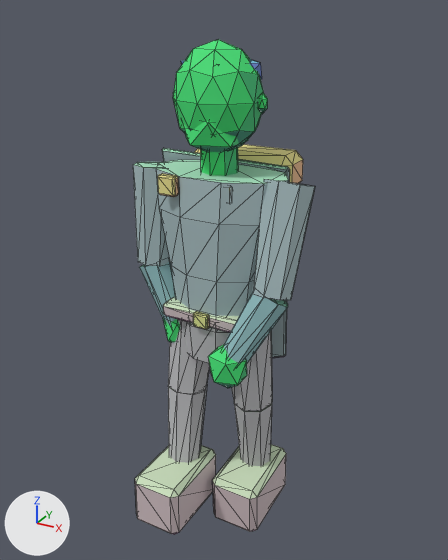
The glTF model assets/exports/npc/npc_refugee_up_r_v01.glb, before and after one commit.
Rendered twice from a camera (50 mm lens) standing at (1.11, -1.99, 2.14) and looking at (0.01, 0.02, 1.13). The lights are fixed; the arrows at lower left show +X, +Y and +Z. The picture after the commit comes second. Mesh edges are drawn as thin lines. Vertices at exactly the same position are counted once.

Names of what the first picture shows: 'GEO_npc_refugee_up_r_v01'.
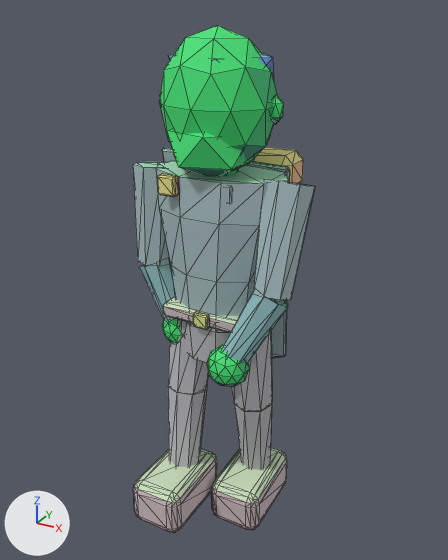
What differs and where, as boxes [x1, y1, x2, y2] in the pictures (448 x 560 px; the box of a moved part takes in the faces that stretch with it):
```json
{"object": "GEO_npc_refugee_up_r_v01", "change": "reshaped", "before": [133, 40, 315, 534], "after": [133, 26, 315, 532]}
{"part": 1, "of": "me_geo_npc_refugee_up_r_v01", "change": "added", "after": [160, 26, 278, 171], "on screen": "green"}
{"part": 2, "of": "me_geo_npc_refugee_up_r_v01", "change": "added", "after": [167, 129, 255, 177], "on screen": "green"}
{"part": 3, "of": "me_geo_npc_refugee_up_r_v01", "change": "added", "after": [270, 94, 284, 125]}
{"part": 4, "of": "me_geo_npc_refugee_up_r_v01", "change": "added", "after": [168, 53, 274, 78]}
{"part": 5, "of": "me_geo_npc_refugee_up_r_v01", "change": "rebuilt", "before": [135, 445, 216, 534], "after": [133, 448, 217, 532]}
{"part": 6, "of": "me_geo_npc_refugee_up_r_v01", "change": "rebuilt", "before": [212, 444, 286, 531], "after": [211, 447, 287, 530]}
{"part": 7, "of": "me_geo_npc_refugee_up_r_v01", "change": "deleted", "before": [173, 40, 264, 151], "on screen": "green"}
{"part": 8, "of": "me_geo_npc_refugee_up_r_v01", "change": "deleted", "before": [258, 93, 268, 114]}
{"part": 9, "of": "me_geo_npc_refugee_up_r_v01", "change": "deleted", "before": [183, 121, 248, 152], "on screen": "green"}
{"part": 10, "of": "me_geo_npc_refugee_up_r_v01", "change": "deleted", "before": [181, 59, 262, 79]}
{"part": 11, "of": "me_geo_npc_refugee_up_r_v01", "change": "built on", "before": [163, 318, 247, 388], "after": [162, 319, 250, 387]}
{"part": 12, "of": "me_geo_npc_refugee_up_r_v01", "change": "moved or reshaped", "before": [201, 148, 239, 176], "after": [222, 168, 239, 176], "on screen": "mostly hidden afterwards"}
```

Scene script edits in JSON lines:
```json
{"block": "me_geo_npc_refugee_up_r_v01", "where": "# used by ob_geo_npc_refugee_up_r_v01; location = (0.0, 0.0, 0.0)"}
{"op": "remove", "block": "me_geo_npc_refugee_up_r_v01", "code": "me_geo_npc_refugee_up_r_v01.from_pydata(...)  # 538 vertices, 968 faces; spans x -0.38..0.38, y -0.36..0.31, z -0.01..2.04"}
{"op": "add", "block": "me_geo_npc_refugee_up_r_v01", "code": "me_geo_npc_refugee_up_r_v01.from_pydata(...)  # 742 vertices, 1376 faces; spans x -0.38..0.38, y -0.37..0.31, z 0.0..2.08"}
{"block": "me_geo_npc_refugee_up_r_v01", "change": "me_geo_npc_refugee_up_r_v01 part 1: a new loose piece, an icosphere of 80 faces spanning x -0.21..0.21, y -0.2..0.18, z 1.57..2.08, in mat_mat_npc_indexed"}
{"block": "me_geo_npc_refugee_up_r_v01", "change": "me_geo_npc_refugee_up_r_v01 part 2: a new loose piece, an icosphere of 20 faces spanning x -0.16..0.16, y -0.2..0.08, z 1.56..1.81, in mat_mat_npc_indexed"}
{"block": "me_geo_npc_refugee_up_r_v01", "change": "me_geo_npc_refugee_up_r_v01 part 3: a new loose piece, an icosphere of 20 faces spanning x 0.192..0.249, y -0.026..0.018, z 1.767..1.868, in mat_mat_npc_indexed"}
{"block": "me_geo_npc_refugee_up_r_v01", "change": "me_geo_npc_refugee_up_r_v01 part 4: a new loose piece, an icosphere of 20 faces spanning x -0.2..0.2, y -0.14..0.17, z 1.85..2.03, in mat_mat_npc_indexed"}
{"block": "me_geo_npc_refugee_up_r_v01", "change": "me_geo_npc_refugee_up_r_v01 part 5: the loose piece of 24 vertices spanning x -0.23..-0.01, y -0.36..0.0, z 0.06..0.32 is rebuilt with 96 vertices and now spans x -0.24..-0.01, y -0.37..0.01, z 0.08..0.29"}
{"block": "me_geo_npc_refugee_up_r_v01", "change": "me_geo_npc_refugee_up_r_v01 part 6: the loose piece of 24 vertices spanning x 0.01..0.23, y -0.12..0.24, z -0.01..0.24 is rebuilt with 96 vertices and now spans x 0.01..0.24, y -0.13..0.25, z 0.0..0.22"}
{"block": "me_geo_npc_refugee_up_r_v01", "change": "me_geo_npc_refugee_up_r_v01 part 7: the loose piece of 42 vertices spanning x -0.16..0.16, y -0.15..0.13, z 1.64..2.04 is deleted"}
{"block": "me_geo_npc_refugee_up_r_v01", "change": "me_geo_npc_refugee_up_r_v01 part 8: the loose piece of 12 vertices spanning x 0.15..0.19, y -0.02..0.01, z 1.8..1.87 is deleted"}
{"block": "me_geo_npc_refugee_up_r_v01", "change": "me_geo_npc_refugee_up_r_v01 part 9: the loose piece of 12 vertices spanning x -0.12..0.12, y -0.14..0.08, z 1.64..1.83 is deleted"}
{"block": "me_geo_npc_refugee_up_r_v01", "change": "me_geo_npc_refugee_up_r_v01 part 10: the loose piece of 12 vertices spanning x -0.15..0.15, y -0.1..0.14, z 1.87..2.0 is deleted"}
{"block": "me_geo_npc_refugee_up_r_v01", "change": "me_geo_npc_refugee_up_r_v01 part 11: 16 vertices moved within x -0.22..0.22, y -0.29..0.01, z 0.87..0.95; 8 vertices removed from x -0.24..0.24, y -0.23..-0.05, z 0.81..1.01; 68 vertices added at x -0.24..0.24, y -0.3..0.02, z 0.83..0.99"}
{"block": "me_geo_npc_refugee_up_r_v01", "change": "me_geo_npc_refugee_up_r_v01 part 12: 8 vertices moved from x -0.07..0.07, y -0.07..0.07, z 1.7 to x -0.07..0.07, y -0.07..0.07, z 1.66"}
{"block": "me_geo_npc_refugee_up_r_v01", "change": "other edits to the shape of me_geo_npc_refugee_up_r_v01 do not show in these pictures"}
```
